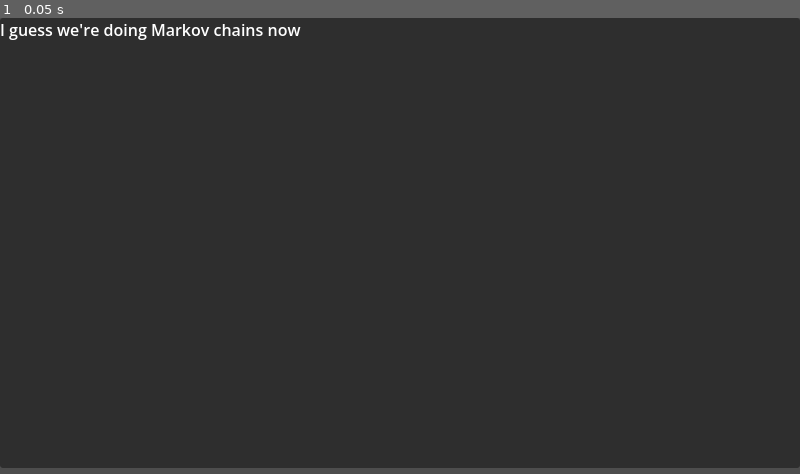
Above: before the commit, frame 1.
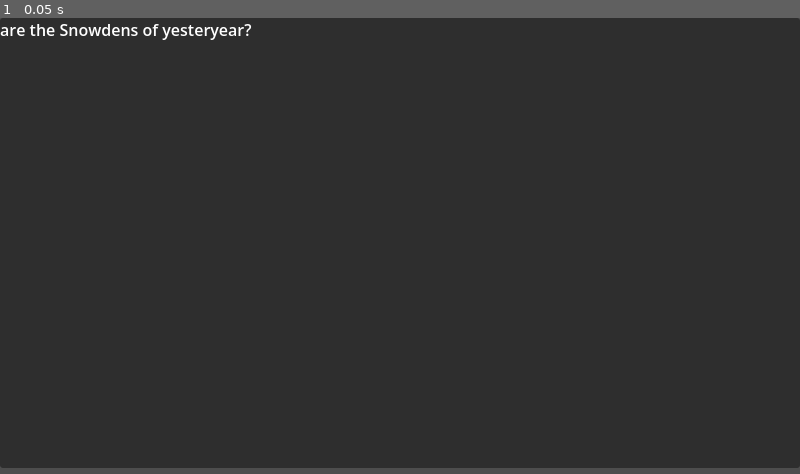
Above: after the commit, the same moment.

Repository: mrxbox1/markov-interactive-fiction
Game: Godot game, scene res://test.tscn
The game is run twice, just before and just after one commit, with the same random seed, the same clock (stepped at 60 frames per second) and the same inputs. The project has no main scene, so this scene is started directly.
Inputs:
- Up to frame 1 (0.05 s): no input

The runs differ from the first frame. In frame 1, 0.6% of the frame differs, in the area x 0-38%, y 1-5%.

Commit message:
aight screw this, i'm using my old code :D

Diff:
--- a/scripts/markov_text_label_test.gd
+++ b/scripts/markov_text_label_test.gd
@@ -1,32 +1,55 @@
 extends RichTextLabel
-
-var text_string = FileAccess.get_file_as_string("texts/sample.txt")
-var text_markovified = {}
 
 
 
-func markovify_text(input_text):
-	var text_split = input_text.replace(" ", "|").replace("\n", "|")
-	text_split = input_text.split("|")
-
-	for word in len(text_split)-1:
-		#print(text_split[word])
-		text_markovified[text_split[word]] = []
-
-		for other_word in len(text_split)-1:
-			if text_split[other_word] == text_split[word]:
-				text_markovified[text_split[word]].append(text_split[other_word+1])
+var text_string = FileAccess.get_file_as_string("texts/sample.txt")
 
 
 
-func create_text():
-	var random_word = text_markovified.keys().pick_random()
-	var resulting_text = ""
+func build_model(source):
+	source = source.split(" ")
+	var model = {}
+	var next_word: String
+
+	for i in range(len(source)):
+		#print(source[i])
+		model[source[i]] = []
+
+	for i in range(len(source)):
+		if source[i] != source[-1]:
+			next_word = source[i + 1]
+		else:
+			next_word = "..."
+		#print("Next word:", next_word)
+		model[source[i]].append(next_word)
+
+	model["..."] = ["..."]
+
+	return model
 
 
+
+func generate_text(model, length):
+	var final_result = []
+
+	var starting_word = model.keys()[randi() % model.keys().size()]
+	#print("STARTING WORD:", starting_word)
+
+	var next_word = model[starting_word][randi() % model[starting_word].size()]
+	#print("NEXT WORD:", next_word)
+	final_result.append(starting_word)
+	final_result.append(next_word)
+
+	for i in range(length):
+		next_word = model[next_word][randi() % model[next_word].size()]
+		#print("NEXT WORD:", next_word)
+		if next_word == "...": break
+		final_result.append(next_word)
+
+	return final_result
 
 
 
 func _ready() -> void:
-	print(text_markovified)
-	markovify_text(text_string)
+	var final_model = build_model(text_string)
+	text = " ".join(generate_text(final_model, randi_range(5,50)))
